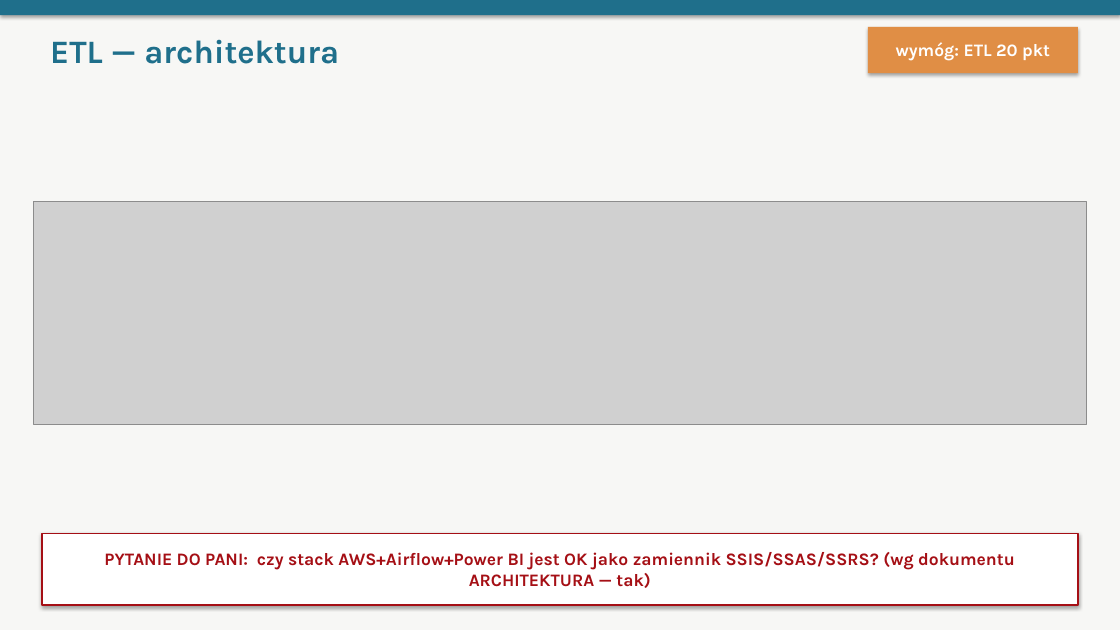
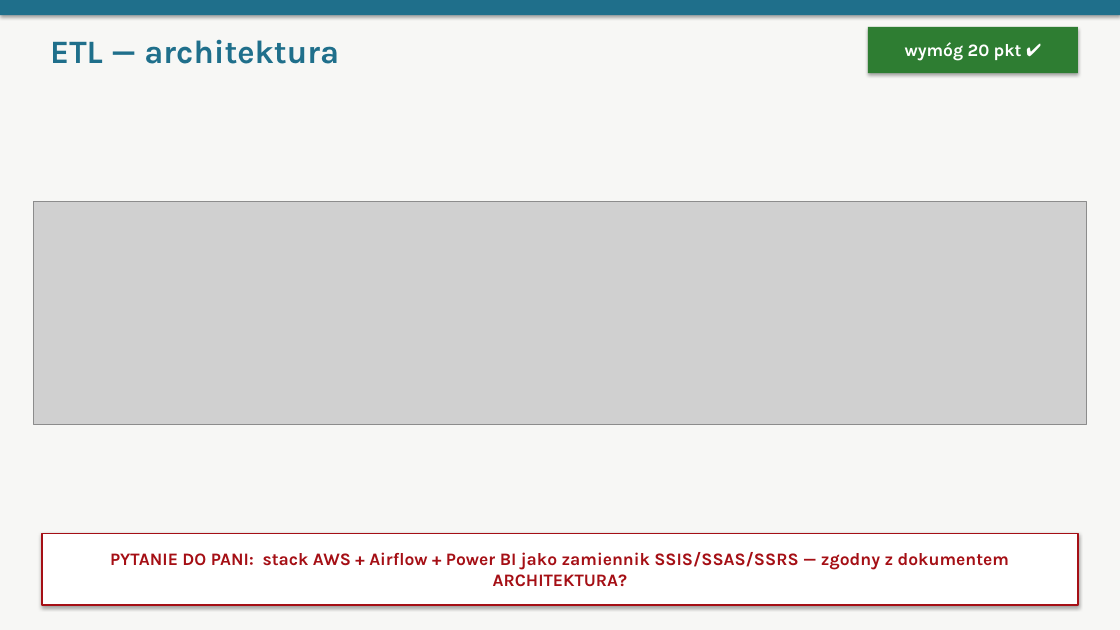
Before and after one commit to oskarfightingthekube/acled-etl-dashboard, a slide deck: slide 6 of docs/prezentacja_obrona.pptx. Drawn at 1120x630 pixels with LibreOffice and Linux fonts; fonts in the diff are those of the drawing; grey boxes stand for pictures. Boxes give left, top, right and bottom in pixels: in the first picture for what was removed or moved away, otherwise in the second. Text is boxed around its words. In the diff, an @@ line names an element or a change of style, - is before the commit and + after.

```diff
--- a/docs/prezentacja_obrona.pptx
+++ b/docs/prezentacja_obrona.pptx
@@ rectangle "wymóg 20 pkt ✔" at (868, 27, 1078, 73): fill #E08E45 to #2E7D32 @@
@@ text in rectangle at (905, 42, 1022, 61): text changed @@
-wymóg: ETL 20 pkt
+wymóg 20 pkt ✔
@@ text in rectangle at (110, 552, 1009, 587): text changed @@
-PYTANIE DO PANI: czy stack AWS+Airflow+Power BI jest OK jako zamiennik SSIS/SSAS/SSRS? (wg dokumentu ARCHITEKTURA — tak)
+PYTANIE DO PANI: stack AWS + Airflow + Power BI jako zamiennik SSIS/SSAS/SSRS — zgodny z dokumentem ARCHITEKTURA?
```
Also in this commit, not shown: 10 other slides changed, 5 slides added, 3 slides removed.
